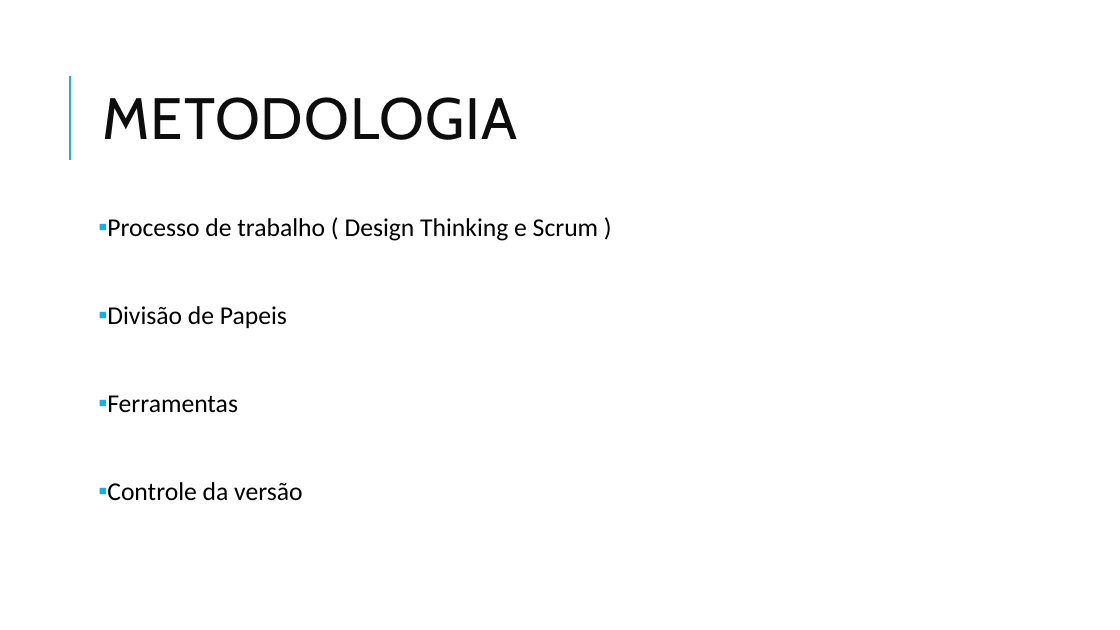
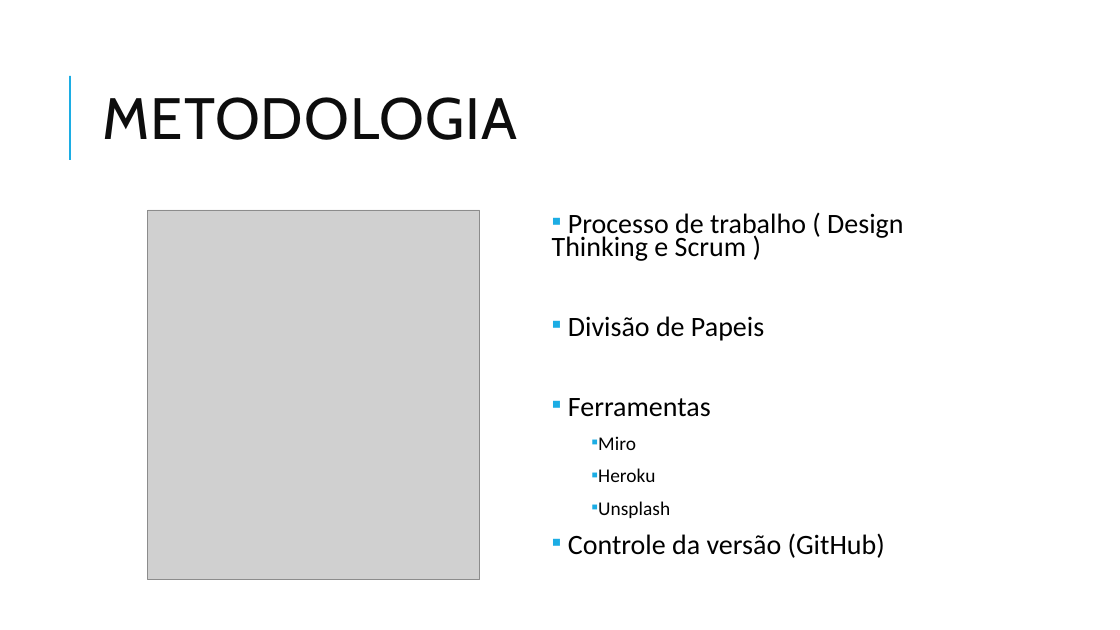
Before and after one commit to ICEI-PUC-Minas-PMGCC-TI/ti-1-pmg-cc-t-20231-dificuldade-em-aprender-musica, a slide deck: slide 11 of docs/apresentacao/Slide_TI_FrontEnd.pptx (slide 10 before the commit). Drawn at 1120x630 pixels with LibreOffice and Linux fonts; fonts in the diff are those of the drawing; grey boxes stand for pictures. Boxes give left, top, right and bottom in pixels: in the first picture for what was removed or moved away, otherwise in the second. Text is boxed around its words. In the diff, an @@ line names an element or a change of style, - is before the commit and + after.

```diff
--- a/docs/apresentacao/Slide_TI_FrontEnd.pptx
+++ b/docs/apresentacao/Slide_TI_FrontEnd.pptx
@@ picture added at <box>148,210,480,580</box> @@
@@ text "Processo de trabalho ( Design ...": place and size @@
-text "Processo de trabalho ( Design ..." at <box>107,218,598,501</box>
+text "Processo de trabalho ( Design ..." at <box>552,213,903,558</box>
@@ text at <box>552,213,903,417</box>: size 22 to 24.1 pt in "Processo de trabalho ( Design Thinking e ...", "Divisão de Papeis", "Ferramentas"; line spacing 0.9 to 0.7 @@
@@ text at <box>568,436,885,558</box>: text changed; size 22 to 24.1 pt @@
-▪ Controle da versão
+  ▪ Miro
+  ▪ Heroku
+  ▪ Unsplash
+▪ Controle da versão (GitHub)
```
Also in this commit, not shown: 2 other slides changed, 2 slides added, 1 slide removed.
